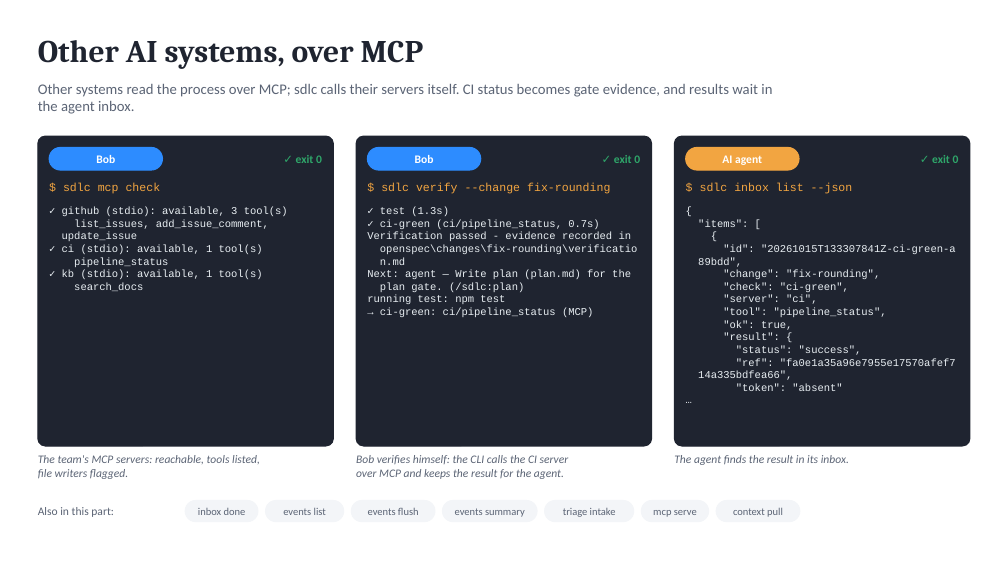
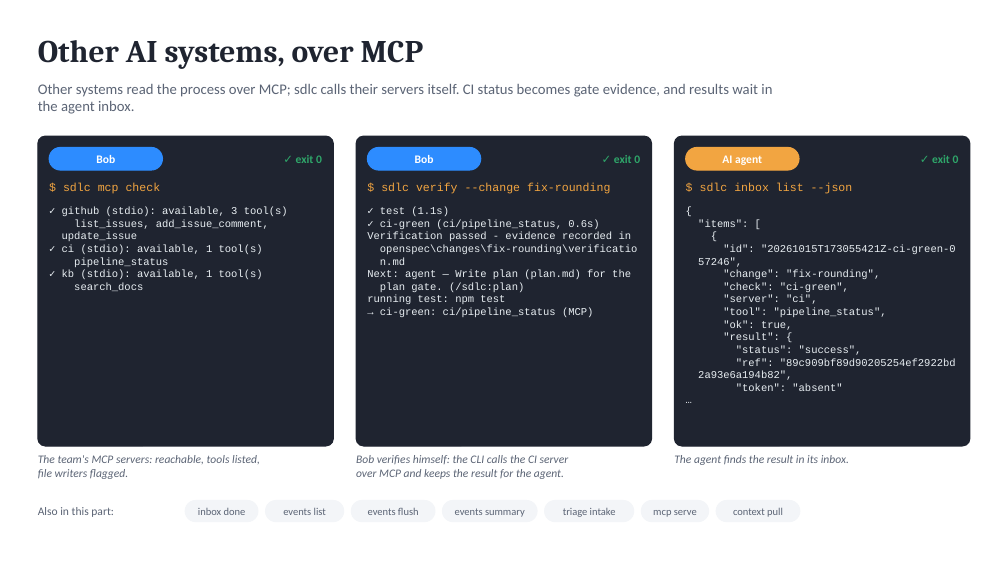
Before and after one commit to marin-ai-tech/sdlc, a slide deck: slide 19 of docs/demo/sdlc-calculator-demo.en.pptx. Drawn at 1008x567 pixels with LibreOffice and Linux fonts; fonts in the diff are those of the drawing. Boxes give left, top, right and bottom in pixels: in the first picture for what was removed or moved away, otherwise in the second. Text is boxed around its words. In the diff, an @@ line names an element or a change of style, - is before the commit and + after.

```diff
--- a/docs/demo/sdlc-calculator-demo.en.pptx
+++ b/docs/demo/sdlc-calculator-demo.en.pptx
@@ text at (380,207,599,229): text changed @@
-✓ test (1.3s)
-✓ ci-green (ci/pipeline_status, 0.7s)
+✓ test (1.1s)
+✓ ci-green (ci/pipeline_status, 0.6s)
@@ text at (698,245,956,267): text changed @@
-"id": "20261015T133307841Z-ci-green-a
-89bdd",
+"id": "20261015T173055421Z-ci-green-0
+57246",
@@ text at (698,358,956,380): text changed @@
-"ref": "fa0e1a35a96e7955e17570afef7
-14a335bdfea66",
+"ref": "89c909bf89d90205254ef2922bd
+2a93e6a194b82",
```
Also in this commit, not shown: 6 other slides changed, 33 other files.
